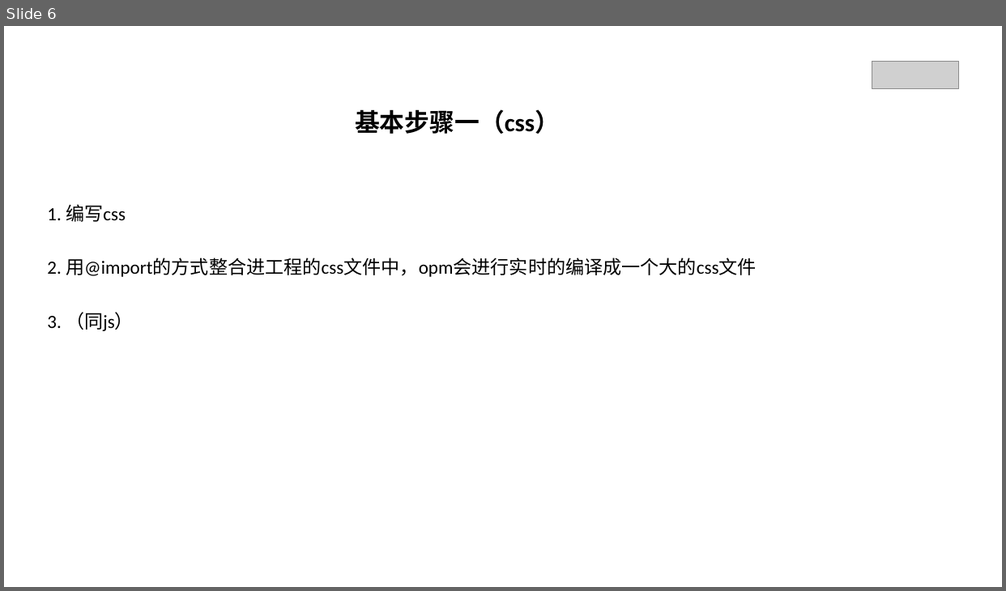
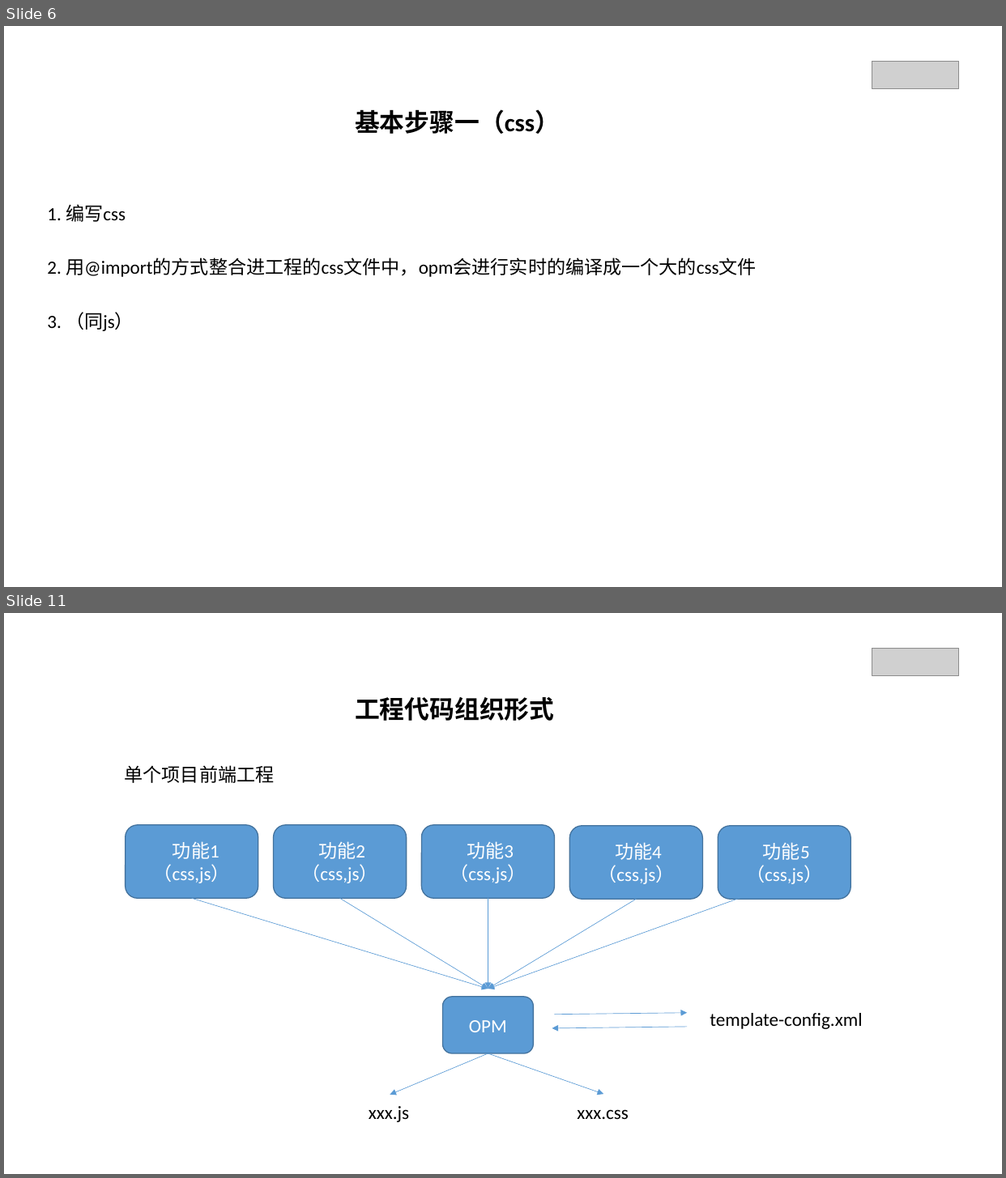
Before and after one commit to EchoFUN/RREN-FEdev, a slide deck: FE-dev-0.0.1.pptx. Shown one above the other, each under a label of ours: slide 6 before the commit, slides 6 and 11 after it; the slides between them are not shown. The pictures are 1006x591 and 1006x1178 pixels, drawn with LibreOffice and Linux fonts; fonts in the diff are those of the drawing; grey boxes stand for pictures. Boxes give left, top, right and bottom in pixels: in the first picture for what was removed or moved away, otherwise in the second. Text is boxed around its words. In the diff, an @@ line names an element or a change of style, - is before the commit and + after.

```diff
--- a/FE-dev-0.0.1.pptx
+++ b/FE-dev-0.0.1.pptx
@@ slide 11 added at bbox=[4, 613, 1002, 1174], background #FFFFFF @@
@@ picture added at bbox=[872, 648, 959, 677] @@
@@ text added at bbox=[355, 697, 554, 721], 24 pt, text #000000, bold @@
+工程代码组织形式
@@ text added at bbox=[125, 765, 275, 783], 18 pt, text #000000 @@
+单个项目前端工程
@@ rounded rectangle added at bbox=[126, 825, 258, 898], fill #5B9BD5, outline #43739E 1 pt, 18 pt, text #FFFFFF @@
+功能1（css,js）
@@ rounded rectangle added at bbox=[274, 825, 407, 898], fill #5B9BD5, outline #43739E 1 pt, 18 pt, text #FFFFFF @@
+功能2 （css,js）
@@ rounded rectangle added at bbox=[422, 825, 555, 898], fill #5B9BD5, outline #43739E 1 pt, 18 pt, text #FFFFFF @@
+功能3 （css,js）
@@ rounded rectangle added at bbox=[570, 825, 703, 899], fill #5B9BD5, outline #43739E 1 pt, 18 pt, text #FFFFFF @@
+功能4 （css,js）
@@ rounded rectangle added at bbox=[718, 825, 851, 899], fill #5B9BD5, outline #43739E 1 pt, 18 pt, text #FFFFFF @@
+功能5 （css,js）
@@ arrow added from (192, 898) to (488, 989), #5B9BD5 0.5 pt @@
@@ arrow added from (340, 898) to (488, 989), #5B9BD5 0.5 pt @@
@@ arrow added from (637, 899) to (488, 989), #5B9BD5 0.5 pt @@
@@ arrow added from (488, 898) to (488, 989), #5B9BD5 0.5 pt @@
@@ arrow added from (772, 887) to (488, 989), #5B9BD5 0.5 pt @@
@@ rounded rectangle added at bbox=[443, 997, 533, 1054], fill #5B9BD5, outline #43739E 1 pt, 18 pt, text #FFFFFF @@
+OPM
@@ arrow added from (554, 1014) to (687, 1013), #5B9BD5 0.5 pt @@
@@ text added at bbox=[710, 1013, 862, 1029], 18 pt, text #000000 @@
+template-config.xml
@@ arrow added from (687, 1027) to (552, 1029), #5B9BD5 0.5 pt @@
@@ arrow added from (488, 1054) to (390, 1095), #5B9BD5 0.5 pt @@
@@ arrow added from (488, 1054) to (603, 1094), #5B9BD5 0.5 pt @@
@@ text added at bbox=[368, 1106, 409, 1122], 18 pt, text #000000 @@
+xxx.js
@@ text added at bbox=[577, 1110, 629, 1119], 18 pt, text #000000 @@
+xxx.css
```
Also in this commit, not shown: 5 slides changed, 4 other slides added.
